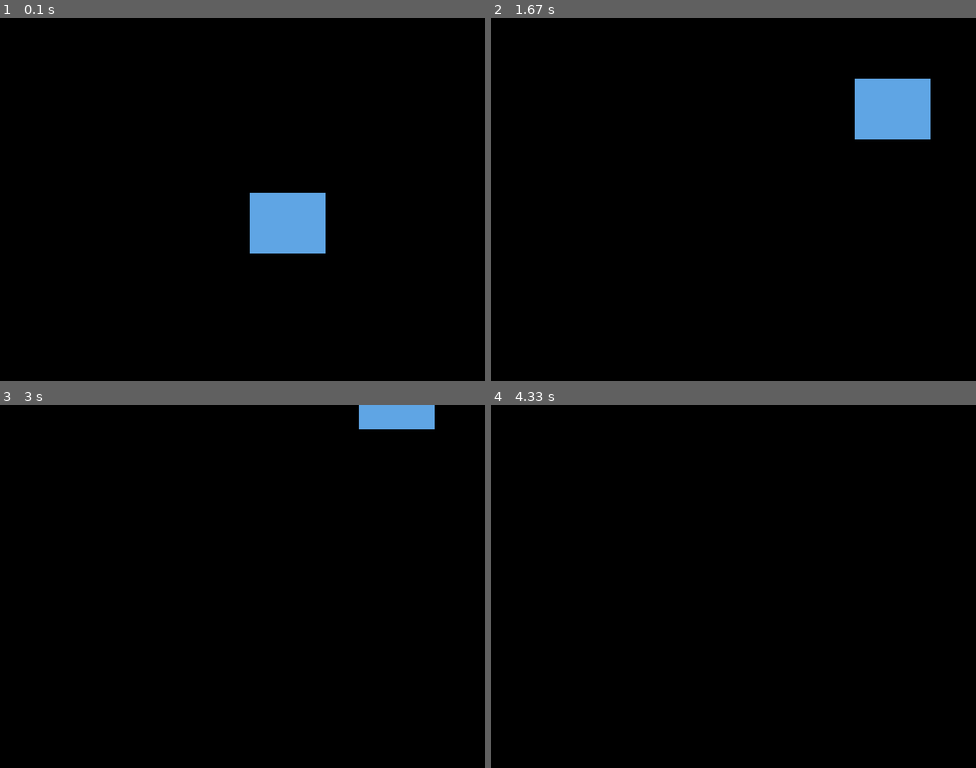
Above: before the commit, frames 1-4 (two rows, left to right).
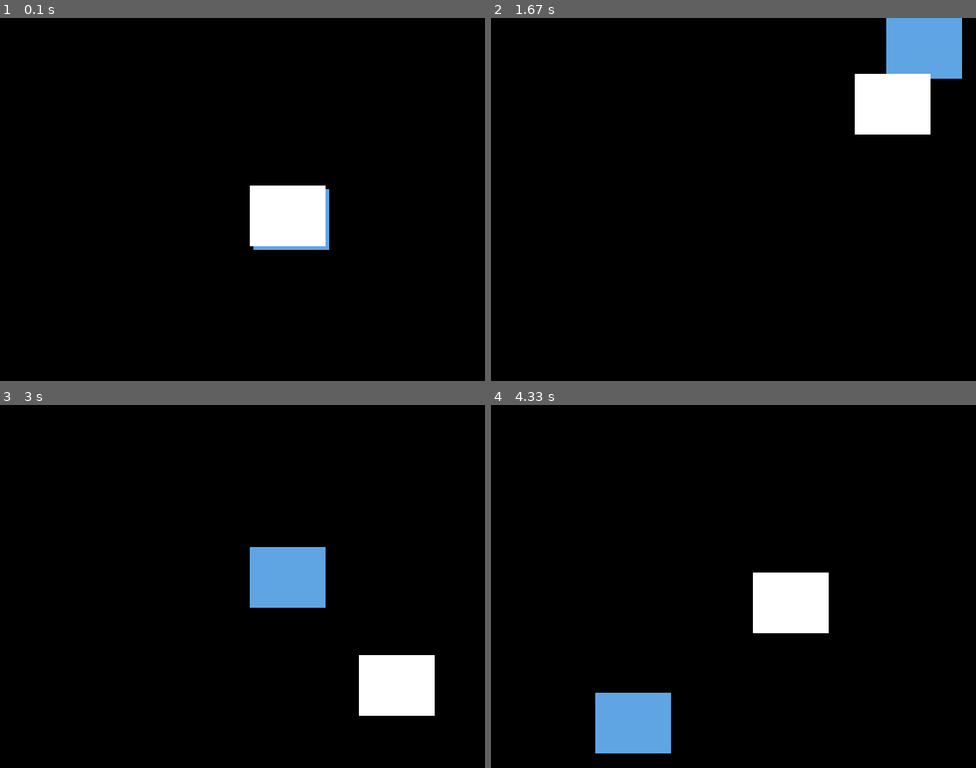
Above: after the commit, the same moments.

Repository: Mapsee/programming-2-a2
Game: pygame game, started from pygame/dvd_block.py
Same seed, same stepped clock (60 frames per second), same inputs: the game is played once before the commit and once after it.
Inputs:
- Up to frame 1 (0.1 s): no input
- Up to frame 2 (1.67 s): no input
- Up to frame 3 (3 s): no input
- Up to frame 4 (4.33 s): no input

The runs differ from the first frame. In frame 1, 2.9% of the frame differs, in the area x 51-68%, y 46-65%; in frame 2, 5.3%; in frame 3, 6.3%, in the area x 51-90%, y 0-86%; in frame 4, 5.2%.

Commit message:
added two blocks and made them bounce in x and y (modified velocity)

Diff:
--- a/pygame/dvd_block.py
+++ b/pygame/dvd_block.py
@@ -5,6 +5,7 @@
 #       * modify its velocity
 # Stretch goal: replace the block with an image of the DVD logo (like the Office Segment)
 
+import random
 import pygame
 
 # ----- CONSTANTS
@@ -28,8 +29,8 @@
         self.x, self.y = (WIDTH/2, HEIGHT/2)
         self.width, self.height = (125, 100)
         self.colour = SKY_BLUE
-        self.x_vel = 2
-        self.y_vel = -2
+        self.x_vel = 3
+        self.y_vel = -3
 
     def update(self):
         """updates the x- and y- location of the block based on its x_vel and y_vel
@@ -45,6 +46,29 @@
         if self.x < 0 or self.x + self.width > WIDTH:
             self.x_vel *= -1
 
+        # if y + self.height > WIDTH --> y_vel * -1
+        if self.y < 0 or self.y + self.height > HEIGHT:
+            self.y_vel *= -1
+
+    def draw(self, screen):
+        """draws this block on the screen
+        Arguments:
+            screen - surface we draw on
+
+        Returns:
+            None
+        """
+        pygame.draw.rect(
+            screen,
+            self.colour,
+            [
+                self.x,
+                self.y,
+                self.width,
+                self.height,
+            ]
+        )
+
 
 def main():
     pygame.init()
@@ -59,6 +83,10 @@
     clock = pygame.time.Clock()
 
     block = Block()
+    second_block = Block()
+    second_block.colour = WHITE
+    second_block.y_vel = random.choice([-4, -2, 2, 4])
+    second_block.x_vel = random.choice([-4, -2, 2, 4])
 
     # ----- MAIN LOOP
     while not done:
@@ -70,20 +98,17 @@
         # ----- LOGIC
         # TODO: update the x and y location of the block
         block.update() # update the block's location
+        second_block.update()
 
         # ----- DRAW
         screen.fill(BLACK)
 
-        pygame.draw.rect(
-            screen,
-            block.colour,
-            [
-                block.x,
-                block.y,
-                block.width,
-                block.height,
-            ]
-        )
+        # Draw method
+        # Input is screen
+        # Output is none
+        block.draw(screen)
+        second_block.draw(screen)
+
         # ----- UPDATE
         pygame.display.flip()
         clock.tick(60)
